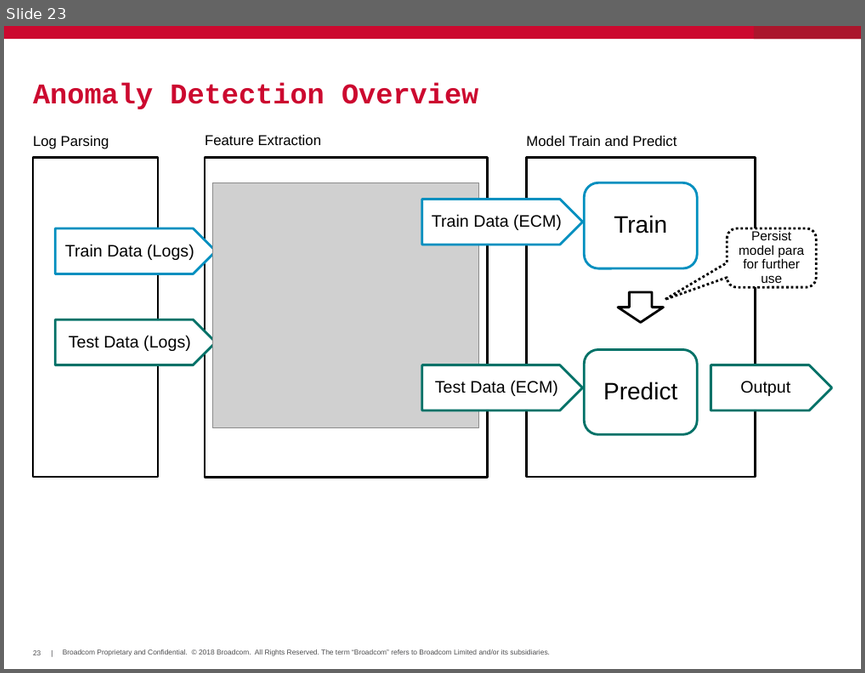
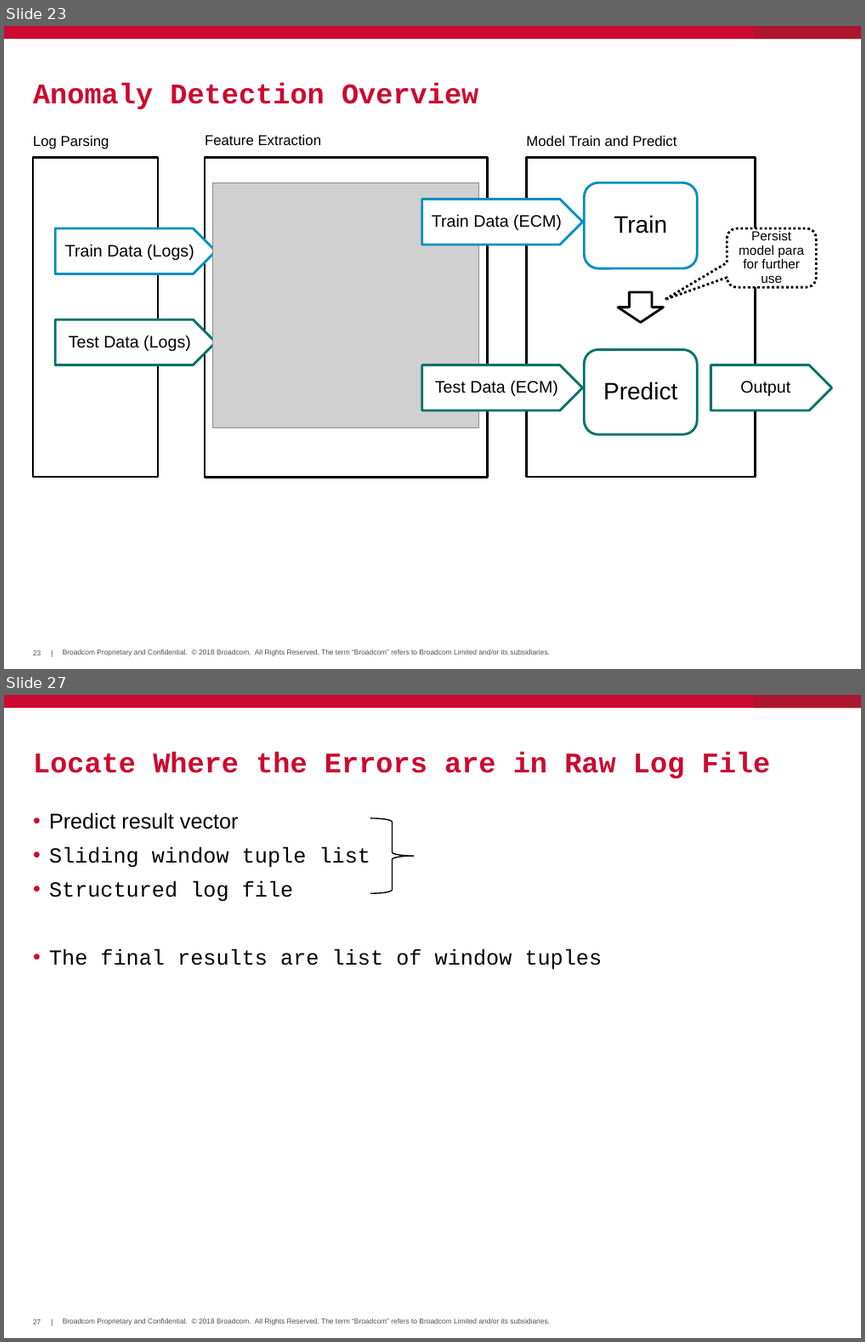
Before and after one commit to hayhan/loganalyzer, a slide deck: papers/LogAnalyzerIntro.pptx. Shown one above the other, each under a label of ours: slide 23 before the commit, slides 23 and 27 after it; the slides between them are not shown. The pictures are 865x673 and 865x1342 pixels, drawn with LibreOffice and Linux fonts; fonts in the diff are those of the drawing; grey boxes stand for pictures; background and template pictures are left out. Boxes give left, top, right and bottom in pixels: in the first picture for what was removed or moved away, otherwise in the second. Text is boxed around its words. In the diff, an @@ line names an element or a change of style, - is before the commit and + after.

```diff
--- a/papers/LogAnalyzerIntro.pptx
+++ b/papers/LogAnalyzerIntro.pptx
@@ slide 27 added at (4,695,861,1338), background #FFFFFF; not listed: 5 template elements that a slide beside it also shows @@
@@ title added at (33,751,771,778), 24 pt, text #CC092F, bold @@
+Locate Where the Errors are in Raw Log File
@@ text added at (49,812,602,970), 18 pt, text #000000 @@
+• Predict result vector
+• Sliding window tuple list
+• Structured log file
+• The final results are list of window tuples
@@ right brace added at (370,818,414,894), outline #000000 1 pt @@
```
Also in this commit, not shown: 2 slides changed, 8 other slides added, 14 slides removed.
